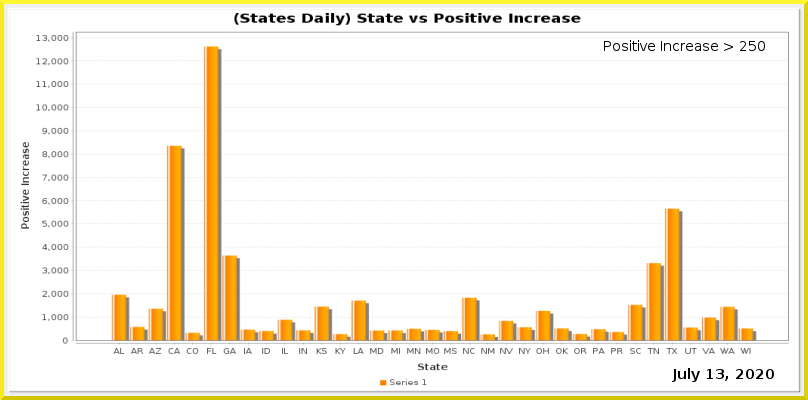
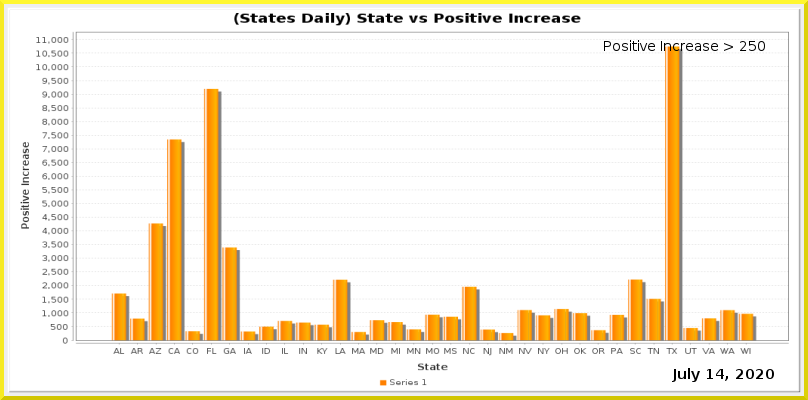
Layers edited between the first and the second w=808, h=400 image:
painted on "Current Date" over [716, 369, 724, 379]
painted on "Date_vs_TestIncrease.png" over [36, 35, 789, 356]
